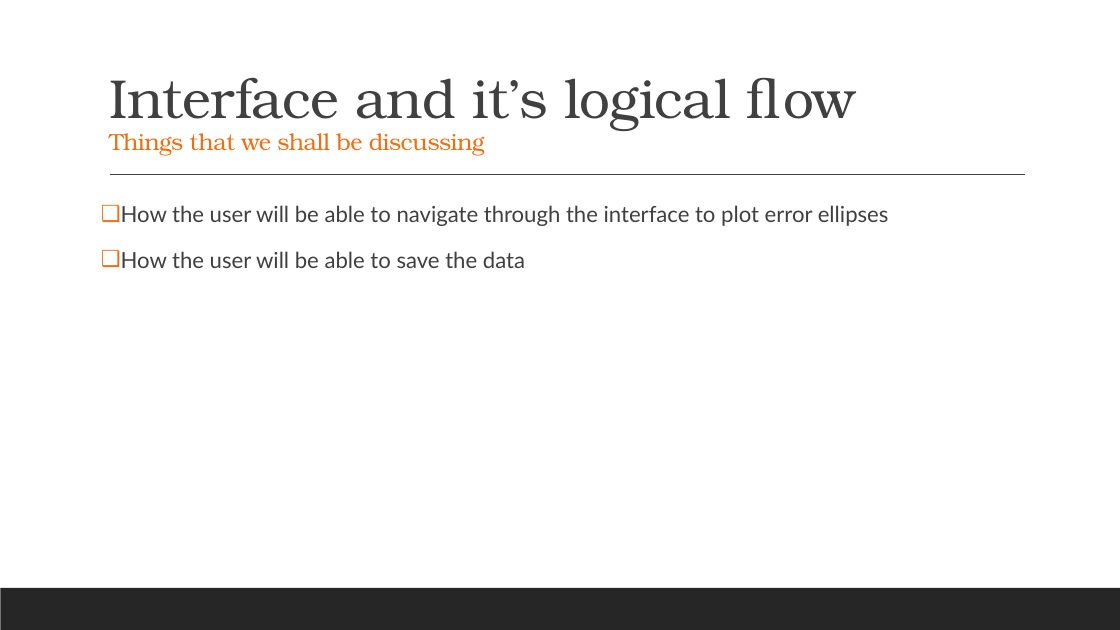
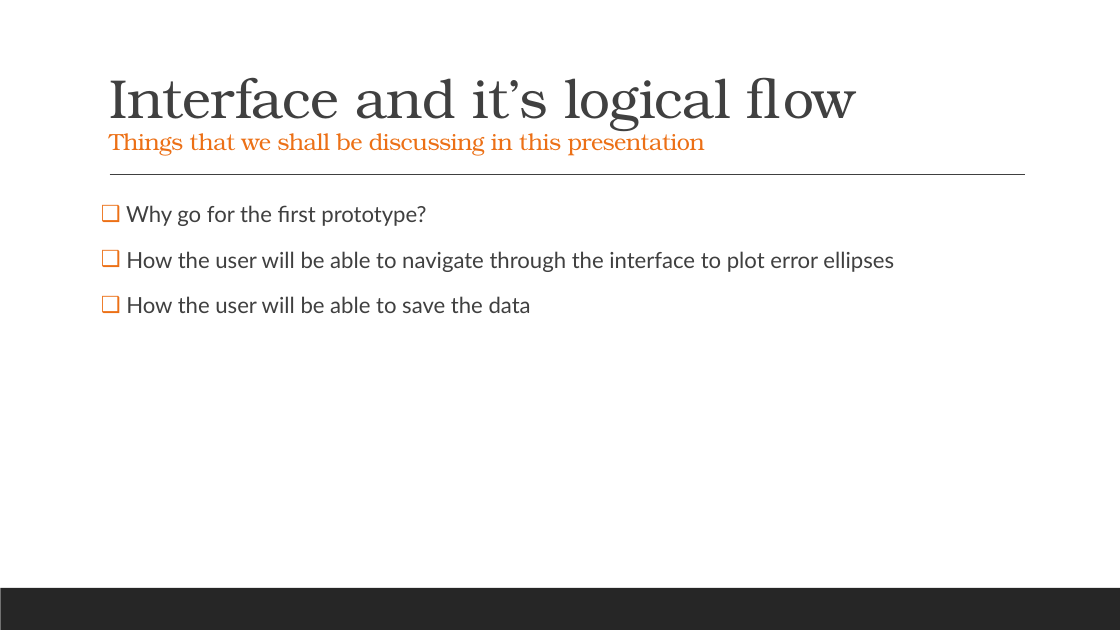
Before and after one commit to n3rub1/python_section_2, a slide deck: slide 2 of Error Ellipses.pptx. Drawn at 1120x630 pixels with LibreOffice and Linux fonts; fonts in the diff are those of the drawing. Boxes give left, top, right and bottom in pixels: in the first picture for what was removed or moved away, otherwise in the second. Text is boxed around its words. In the diff, an @@ line names an element or a change of style, - is before the commit and + after.

```diff
--- a/Error Ellipses.pptx
+++ b/Error Ellipses.pptx
@@ title at <box>109,77,855,155</box>: text changed @@
-Interface and it’s logical flow
-Things that we shall be discussing
+Interface and it’s logical flow
+Things that we shall be discussing in this presentation
@@ text at <box>126,205,426,226</box>: paragraph added @@
+❑ Why go for the first prototype?
```
Also in this commit, not shown: 1 other slide changed, 1 slide added, 2 other files.
